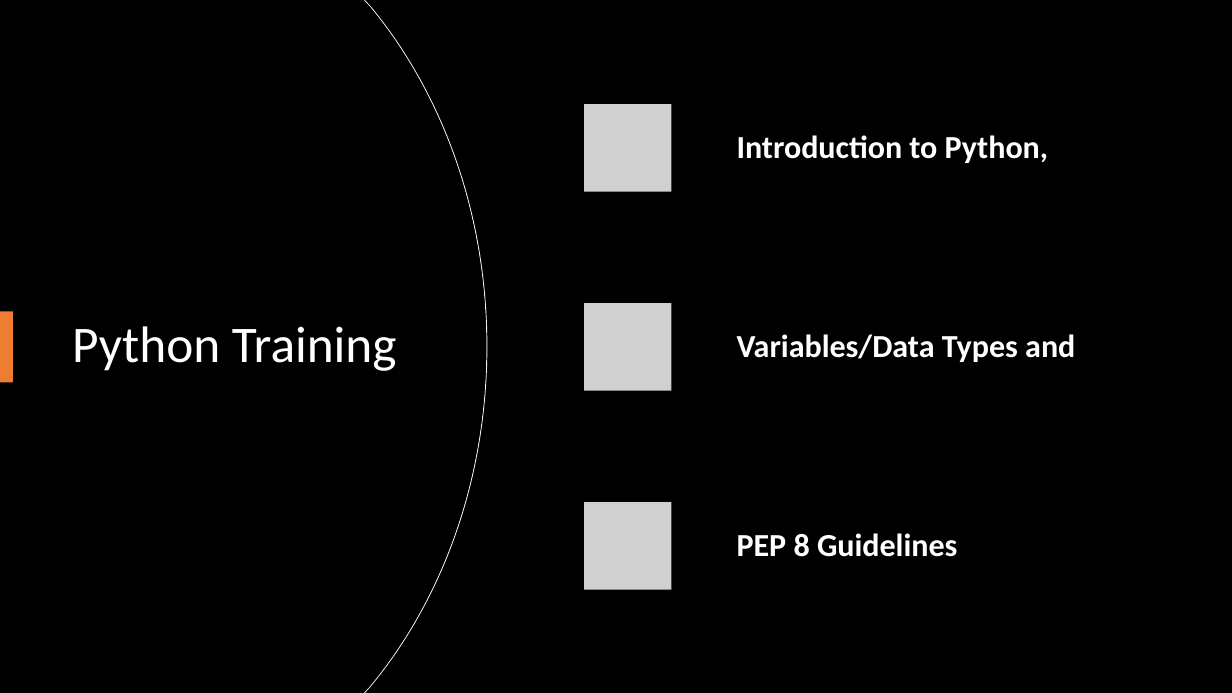
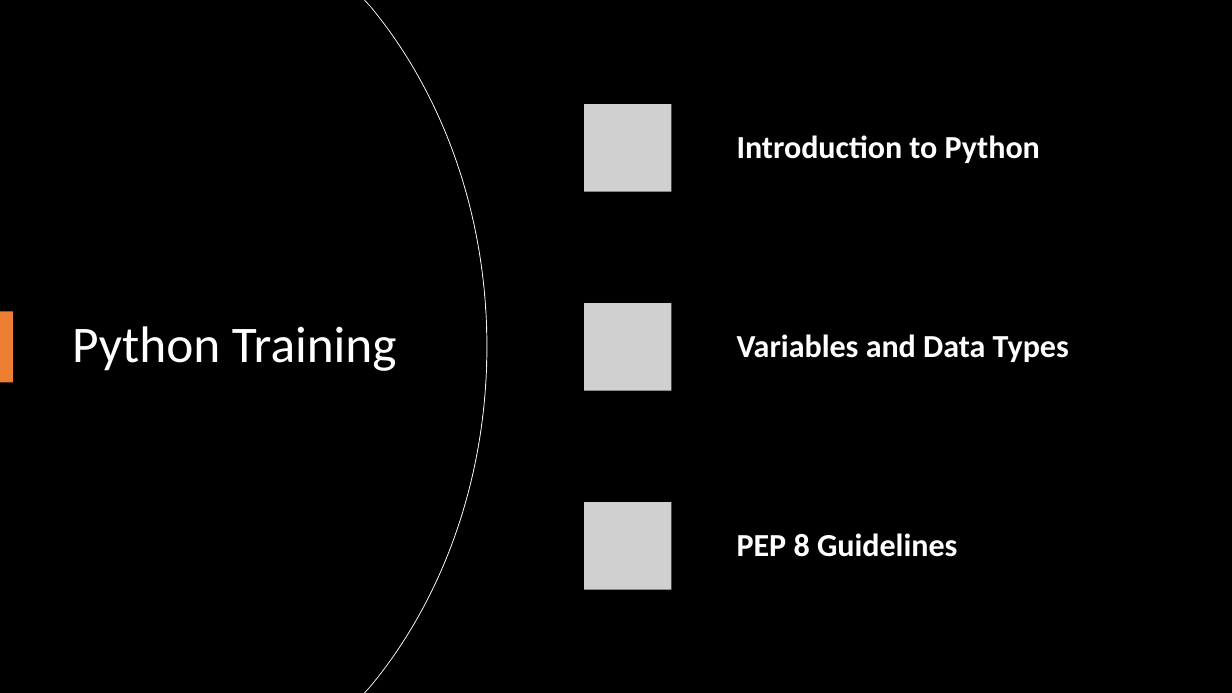
Before and after one commit to 4akhilkumar/training, a slide deck: slide 1 of Day_1/Basic Python Training - Day 1.pptx. Drawn at 1232x693 pixels with LibreOffice and Linux fonts; fonts in the diff are those of the drawing; grey boxes stand for pictures. Boxes give left, top, right and bottom in pixels: in the first picture for what was removed or moved away, otherwise in the second. Text is boxed around its words. In the diff, an @@ line names an element or a change of style, - is before the commit and + after.

```diff
--- a/Day_1/Basic Python Training - Day 1.pptx
+++ b/Day_1/Basic Python Training - Day 1.pptx
@@ text at box(737, 135, 1040, 163): text changed @@
-Introduction to Python,
+Introduction to Python
@@ text at box(737, 334, 1069, 362): text changed @@
-Variables/Data Types and
+Variables and Data Types
```
